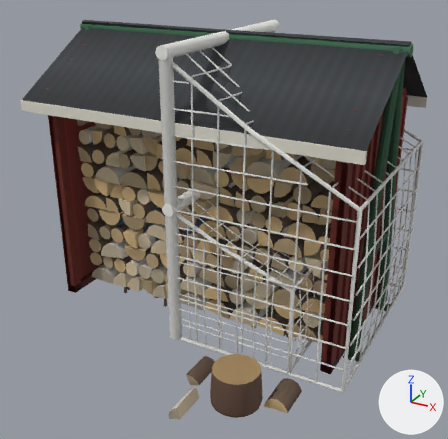
The glTF model art/baked/aventyr2/yard.glb, before and after one commit.
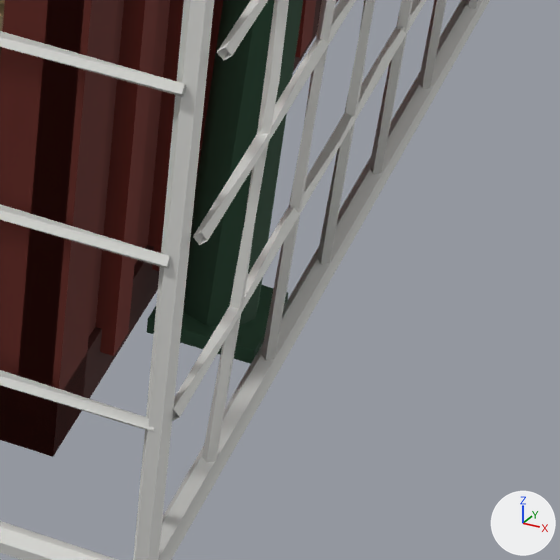
There are two pictures of each version: one whole from a camera (50 mm lens) standing at (16.9, -31.1, 20.5) and looking at (1.4, -2.8, 6.4), one close up on the part from 72% to 89% of the width and 71% to 88% of the height. Lighting does not change. The marker at lower right points along +X, +Y and +Z. The first two pictures are the older version. Where no turn or scale is listed for an object, it has been applied to the vertices. Vertices at exactly the same position are counted once.

The first close-up shows 'fotbollsmal-stort', 'gungor', 'vedbod'.
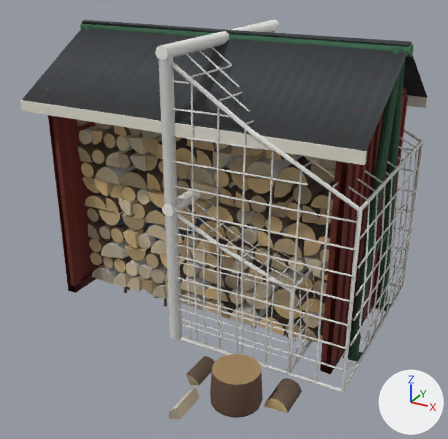
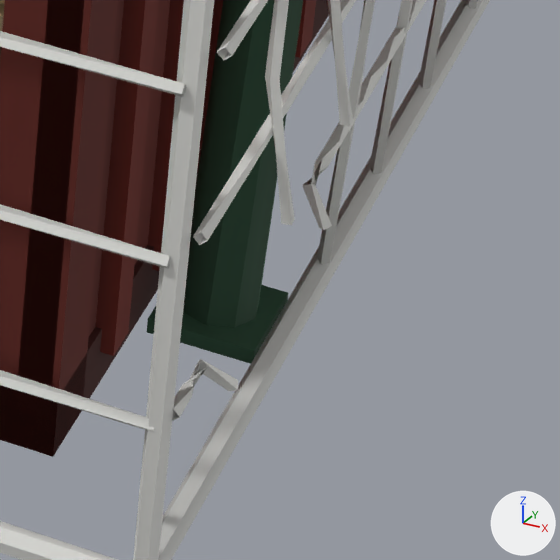
What differs and where, as boxes [x1, y1, x2, y2] in the close-ups (560 x 560 px):
part 1 of me_fotbollsmal_stort, cut back
    before: [202, 0, 426, 463]
    after: [183, 0, 426, 394]

The edits, one by one:
me_fotbollsmal_stort is used by ob_fotbollsmal_stort; location (0.0, 0.0, 0.0).
me_fotbollsmal_stort had 2136 vertices, 3864 faces and spanned x -0.3..10.2, y -6.3..6.3, z -0.1..16.4.
me_fotbollsmal_stort now has 2228 vertices, 4040 faces and spans x -0.3..10.4, y -6.3..6.3, z -0.1..16.4.
Part 1, on me_fotbollsmal_stort:
24 vertices are removed from x 10.0..10.1, y -4.7..6.0, z 0.0..1.7.
104 faces are deleted.
4 vertices in x 10.1, y -4.8, z 1.4..1.5 move by (0.0, -0.9, 0.0).
116 vertices are added at x 10.0..10.4, y -5.4..6.0, z 1.1..2.2.
280 new faces join them.
